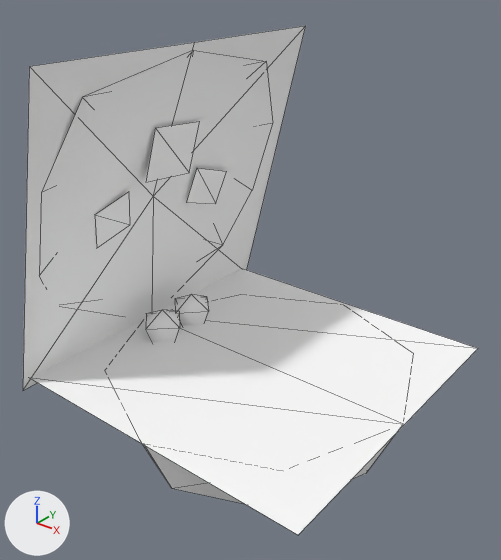
One commit to the glTF model public/3d/item/model__item__room.ofs_3199_0/3199IMFY08_01.gltf: the scene before it, then after it.
Camera for both pictures: a camera (50 mm lens) standing at (2.19, -2.82, 2.72) and looking at (0.0, -0.08, 1.01). Every picture has the same lights, and +X, +Y and +Z are marked at lower left. The older version comes first. Mesh edges are drawn as thin lines.

Objects in the first picture: '3199IMFY08_01'.
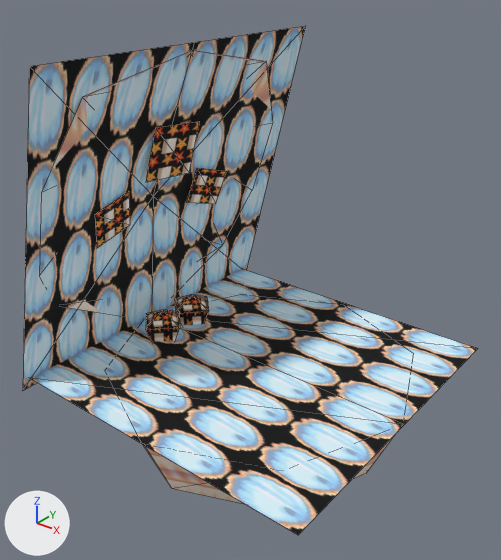
Pixel boxes [x1, y1, x2, y2] of what changed, in the pictures (501 x 560 px):
'3199IMFY08_01', surface changed (darker): [23, 26, 478, 535] in both

Edits to the bpy script that builds the scene:
```text
Add img_imfy08_01_0:
    img_imfy08_01_0 = load_image('imfy08_01_0', '_unpacked/imfy08_01_0', 32, 32, 'sRGB')
Add img_imfy08_01_2:
    img_imfy08_01_2 = load_image('imfy08_01_2', '_unpacked/imfy08_01_2', 64, 32, 'sRGB')
Add img_imfy08_01_1:
    img_imfy08_01_1 = load_image('imfy08_01_1', '_unpacked/imfy08_01_1', 32, 32, 'sRGB')
Change mat_imfy08_01_1:
    remove mat_imfy08_01_1.base_color = (1.0, 1.0, 1.0)  # white #ffffff
    add mat_imfy08_01_1.texture = img_imfy08_01_1
Change mat_imfy08_01_2:
    remove mat_imfy08_01_2.base_color = (1.0, 1.0, 1.0)  # white #ffffff
    add mat_imfy08_01_2.texture = img_imfy08_01_2
Change mat_imfy08_01_0:
    remove mat_imfy08_01_0.base_color = (1.0, 1.0, 1.0)  # white #ffffff
    add mat_imfy08_01_0.texture = img_imfy08_01_0
```
